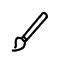
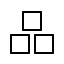
Layered file, before and after one edit (64x64). Changes by layer:
added layer "resourses" above "help" over <box>10,11,54,54</box>
renamed "Paint Layer 2" to "brush", hid it over <box>10,11,54,54</box>
